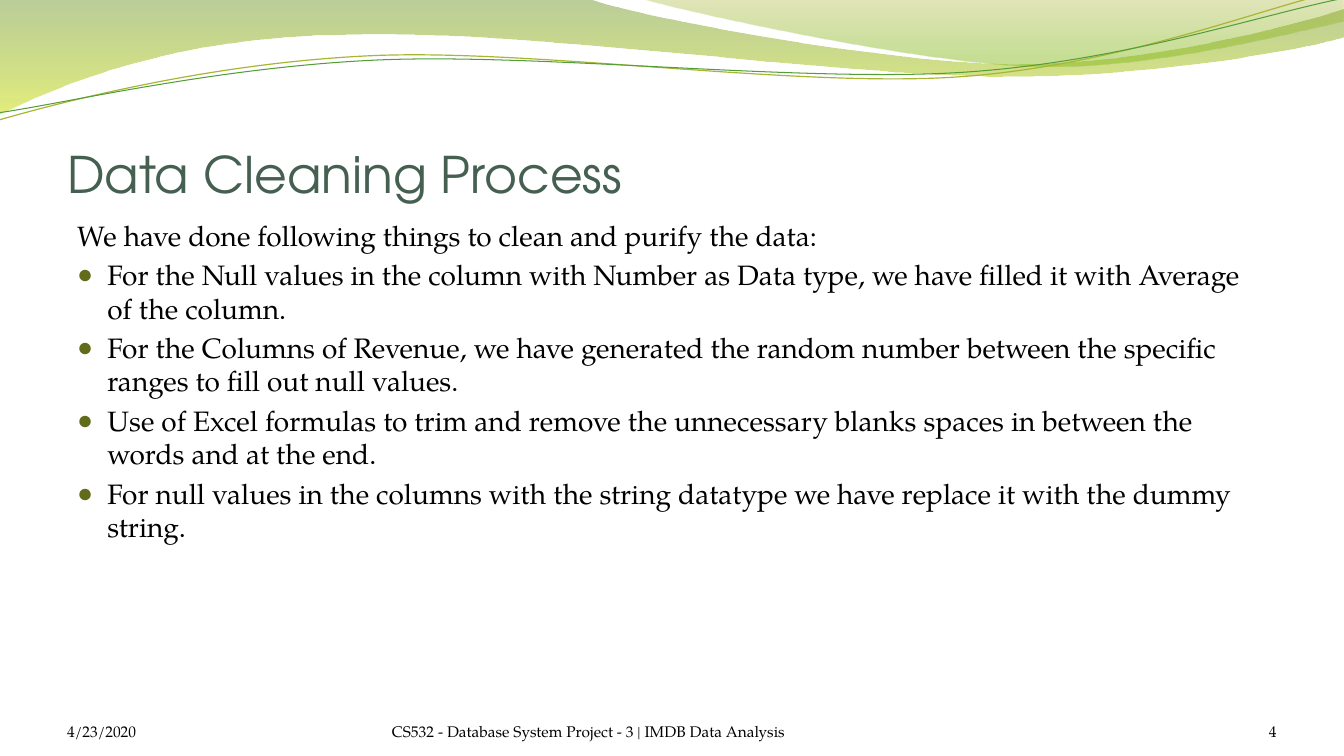
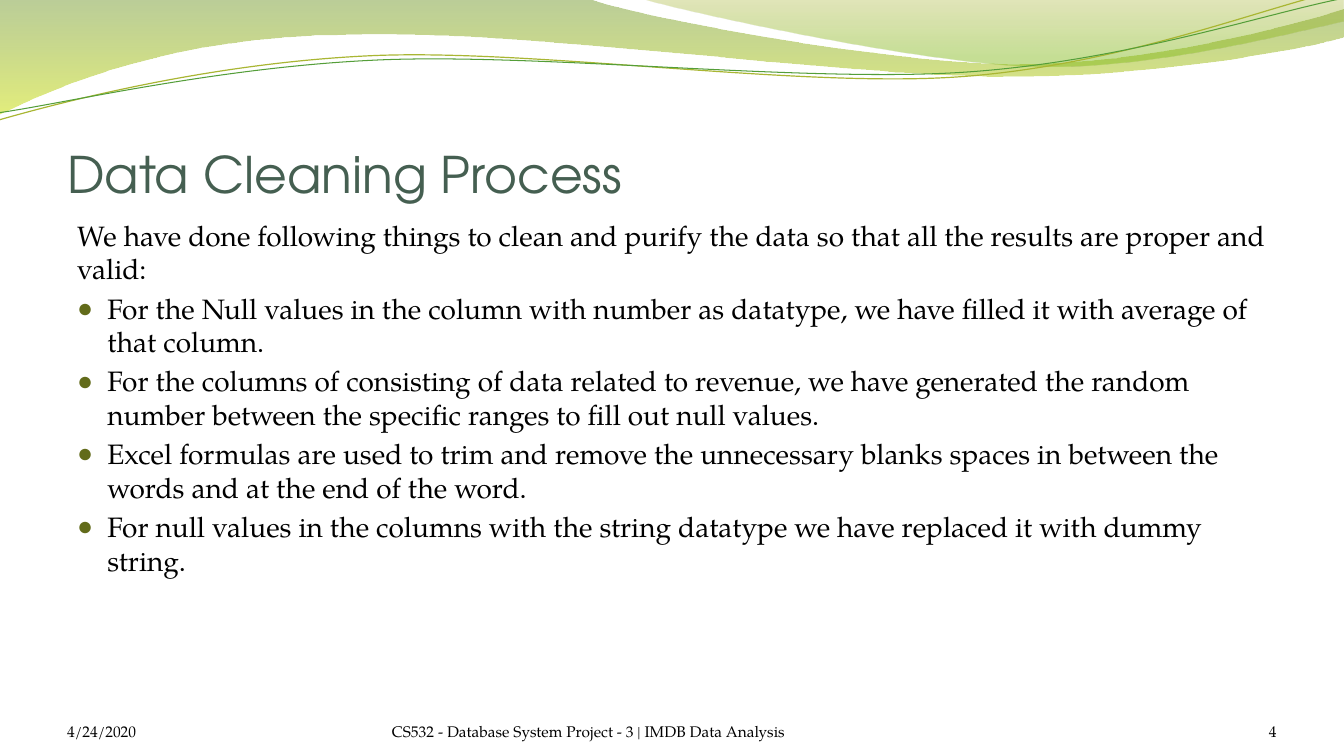
Before and after one commit to satrio-yudhoatmojo/CS532-Database-Systems-Spring-2020, a slide deck: slide 4 of Project-03/docs/saraf-yudhoatmojo_Presentation.pptx. Drawn at 1344x756 pixels with LibreOffice and Linux fonts; fonts in the diff are those of the drawing; background and template pictures are left out. Boxes give left, top, right and bottom in pixels: in the first picture for what was removed or moved away, otherwise in the second. Text is boxed around its words. In the diff, an @@ line names an element or a change of style, - is before the commit and + after.

```diff
--- a/Project-03/docs/saraf-yudhoatmojo_Presentation.pptx
+++ b/Project-03/docs/saraf-yudhoatmojo_Presentation.pptx
@@ text at [77, 225, 1264, 579]: text changed @@
-We have done following things to clean and purify the data:
-● For the Null values in the column with Number as Data type, we have filled it with Average of the column.
-● For the Columns of Revenue, we have generated the random number between the specific ranges to fill out null values.
-● Use of Excel formulas to trim and remove the unnecessary blanks spaces in between the words and at the end.
-● For null values in the columns with the string datatype we have replace it with the dummy string.
+We have done following things to clean and purify the data so that all the results are proper and valid:
+● For the Null values in the column with number as datatype, we have filled it with average of that column.
+● For the columns of consisting of data related to revenue, we have generated the random number between the specific ranges to fill out null values.
+● Excel formulas are used to trim and remove the unnecessary blanks spaces in between the words and at the end of the word.
+● For null values in the columns with the string datatype we have replaced it with dummy string.
@@ text at [67, 726, 136, 740]: text changed @@
-4/23/2020
+4/24/2020
```
Also in this commit, not shown: 13 other slides changed, 1 slide added.
